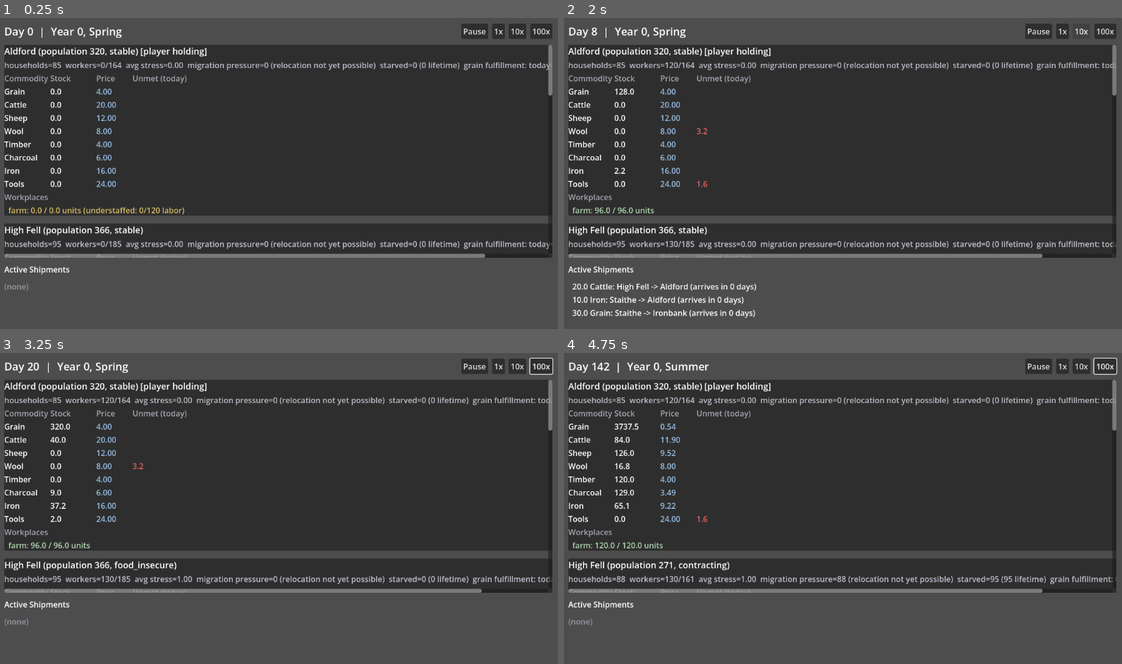
Above: before the commit, frames 1-4 (two rows, left to right).
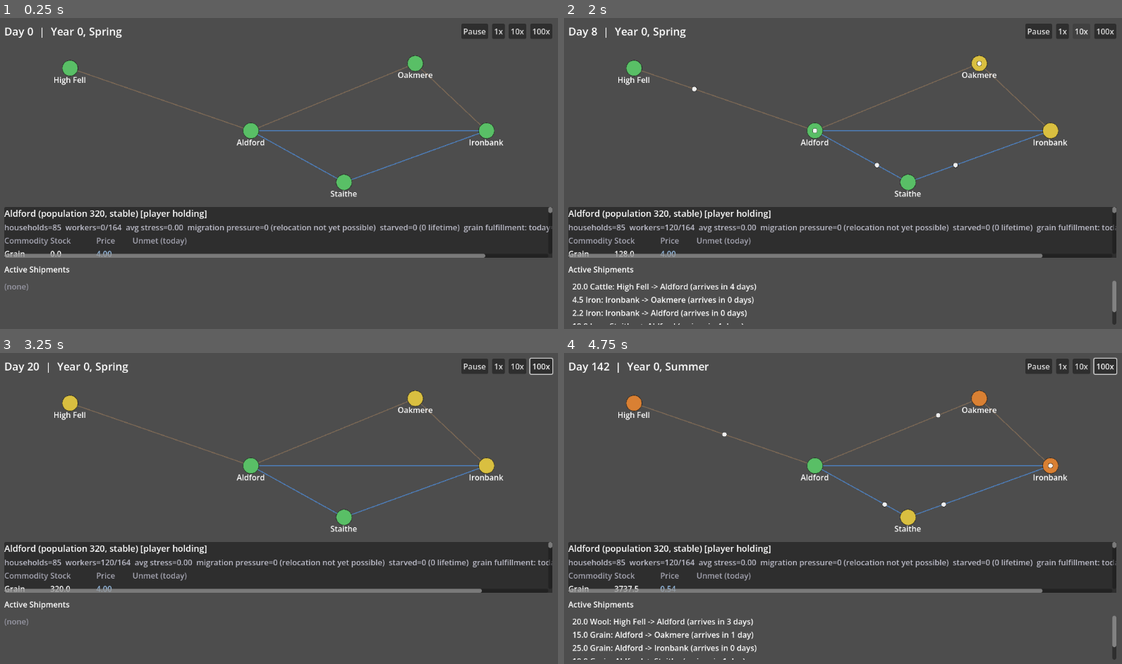
Above: after the commit, the same moments.

Repository: forsman5/sitka
Game: Godot game, scene res://scenes/sim/dashboard.tscn
Two runs of this game, one before a commit and one after it. Both use one fixed random seed, a clock stepped at 60 frames per second and the inputs below. This scene is started directly instead of the project's main scene.
Inputs (mouse positions are in pixels of both pictures, inside the frame that each line leads up to):
- Up to frame 1 (0.25 s): no input
- Up to frame 2 (2 s): click "1x" at 0.5 s; click "10x" at 1.25 s
- Up to frame 3 (3.25 s): tap Enter at 2 s; move the mouse to (401, 492) at 2.02 s; hold Right (ui_right) 2.03-2.75 s; hold Alt 2.03-2.75 s; click (401, 492) at 2.17 s; drag from (167, 524) to (251, 573) at 2.77 s
- Up to frame 4 (4.75 s): click "100x" at 3.5 s; move the mouse to (898, 440) at 4.27 s; hold Right (ui_right) from 4.28 s (still down); hold Alt from 4.28 s (still down)

The runs differ from the first frame. In frame 1, 55% of the frame differs, in the area x 0-99%, y 8-78%; in frame 2, 56%; in frame 3, 55%; in frame 4, 56%, in the area x 0-99%, y 8-99%.

Commit message:
Implement Milestone 1.1: graph-theory-style route map with moving shipments
New scripts/sim/route_map.gd (Control, custom _draw()), embedded in
the dashboard scene alongside the existing text panels: a schematic
node-and-edge diagram of the valley -- settlements as circles colored
by their status (stable/food_insecure/contracting/collapsed, reusing
get_settlement_summary()'s existing field), edges colored by transport
mode, and each active shipment as a marker lerped between its origin
and destination by progress_fraction. Node layout is hardcoded
normalized-position display data owned by the view, not simulation
state; falls back to an evenly-spaced circle for any settlement
without an authored position.

Needed zero Simulation changes -- built entirely on the existing
get_settlement_ids/get_settlement_summary/get_transport_edge_ids/
get_transport_edge_summary/get_active_shipments query contract.
dashboard.gd just instantiates it, hands it the shared Simulation
instance, and calls queue_redraw() at the end of its existing
_refresh() -- no independent ticking or authority.

Also bumped all six valley transport edges' travel times 4x (and the
trade-pair scenario's edge to match) so a shipment is actually visible
in transit for a few days on the map instead of resolving almost
instantly relative to the weekly trade cadence. Re-verified both
harnesses pass unaffected (Scenario 5's trade-pair numbers are
unchanged -- delivery just lands a few days later within the same
weekly cycle).

Verified visually: all 5 settlements/6 edges render with correct
names/colors, and multiple shipments were visible mid-transit
matching the dashboard's existing Active Shipments list exactly.

Co-Authored-By: Claude Sonnet 5 <noreply@anthropic.com>
Claude-Session: https://claude.ai/code/session_0156TjYj48cKKzMz55PvKhFa

Diff:
--- a/scripts/sim/dashboard.gd
+++ b/scripts/sim/dashboard.gd
@@ -1,15 +1,18 @@
 extends Control
 
-## Milestone 0.75/0.76/1: a live, speed-controllable read-out of the
+## Milestone 0.75/0.76/1/1.1: a live, speed-controllable read-out of the
 ## simulation. This is a view only -- it holds one Simulation instance,
 ## advances it by calling advance_ticks(), and re-renders from Simulation's
 ## read-only query methods (get_settlement_ids/get_clock_summary/
 ## get_settlement_summary/get_workplace_reports/get_settlement_prices/
-## get_active_shipments/get_game_over_info). It never reaches into
-## Simulation's internal Dictionaries directly. No game logic lives here.
+## get_active_shipments/get_transport_edge_ids/get_game_over_info). It never
+## reaches into Simulation's internal Dictionaries directly. No game logic
+## lives here. The schematic route map (route_map.gd) is a sibling view of
+## the same Simulation instance, not a separate authority.
 
 const Simulation = preload("res://scripts/sim/simulation.gd")
 const Commodity = preload("res://scripts/sim/records/commodity.gd")
+const RouteMap = preload("res://scripts/sim/route_map.gd")
 
 const SEED := 12345
 const SECONDS_PER_DAY_AT_1X := 1.0
@@ -21,6 +24,7 @@
 
 var _time_label: Label
 var _game_over_label: Label
+var _route_map: RouteMap
 var _shipments_box: VBoxContainer
 # settlement_id -> {"header", "status", "population", "workers", "stress", "grid": {commodity_name: {"stock","today","rolling"}}, "workplaces_box"}
 var _settlement_rows: Dictionary = {}
@@ -80,6 +84,12 @@
 	_game_over_label.autowrap_mode = TextServer.AUTOWRAP_WORD
 	_game_over_label.visible = false
 	vbox.add_child(_game_over_label)
+
+	_route_map = RouteMap.new()
+	_route_map.simulation = _simulation
+	_route_map.custom_minimum_size = Vector2(0, 320)
+	_route_map.size_flags_horizontal = Control.SIZE_EXPAND_FILL
+	vbox.add_child(_route_map)
 
 	var scroll := ScrollContainer.new()
 	scroll.size_flags_vertical = Control.SIZE_EXPAND_FILL
@@ -213,6 +223,7 @@
 		_refresh_workplace_rows(row, settlement_id)
 
 	_refresh_shipments()
+	_route_map.queue_redraw()
 
 func _refresh_workplace_rows(row: Dictionary, settlement_id: int) -> void:
 	var workplaces_box: VBoxContainer = row["workplaces_box"]
--- a/scripts/sim/data/scenario_seeds.gd
+++ b/scripts/sim/data/scenario_seeds.gd
@@ -141,7 +141,7 @@
 	farmland.workplace_ids.append(1)
 
 	var edges: Dictionary[int, TransportEdge] = {
-		TRADE_EDGE_ID: TransportEdge.new(TRADE_EDGE_ID, FARMLAND_ID, BARELAND_ID, TransportEdge.Mode.CART, edge_capacity, 1.0, 1.0, 0.0, 0.05),
+		TRADE_EDGE_ID: TransportEdge.new(TRADE_EDGE_ID, FARMLAND_ID, BARELAND_ID, TransportEdge.Mode.CART, edge_capacity, 4.0, 4.0, 0.0, 0.05),
 	}
 
 	return {
--- a/scripts/sim/data/valley_seed.gd
+++ b/scripts/sim/data/valley_seed.gd
@@ -166,11 +166,14 @@
 	#
 	# Each edge is one shared physical connection (settlement_a <-> b); roads
 	# and tracks are symmetric, river barge edges are faster downstream
-	# (a -> b, with the current) than upstream (b -> a).
-	edges[1] = TransportEdge.new(1, HIGH_FELL, ALDFORD, TransportEdge.Mode.CART, 20.0, 1.5, 1.5, 0.0, 0.1)
-	edges[2] = TransportEdge.new(2, OAKMERE, ALDFORD, TransportEdge.Mode.CART, 15.0, 1.0, 1.0, 0.0, 0.1)
-	edges[3] = TransportEdge.new(3, OAKMERE, IRONBANK, TransportEdge.Mode.CART, 15.0, 0.5, 0.5, 0.0, 0.05)
-	edges[4] = TransportEdge.new(4, IRONBANK, ALDFORD, TransportEdge.Mode.RIVER_BARGE, 25.0, 0.4, 0.7, 0.0, 0.05)
-	edges[5] = TransportEdge.new(5, ALDFORD, STAITHE, TransportEdge.Mode.RIVER_BARGE, 10.0, 0.8, 1.4, 0.05, 0.1)
-	edges[6] = TransportEdge.new(6, IRONBANK, STAITHE, TransportEdge.Mode.RIVER_BARGE, 30.0, 0.8, 1.4, 0.05, 0.05)
+	# (a -> b, with the current) than upstream (b -> a). Travel times bumped
+	# 4x from the original figures so a shipment is actually visible in
+	# transit for a few days (on the route map, Milestone 1.1) instead of
+	# resolving almost instantly relative to the weekly trade cadence.
+	edges[1] = TransportEdge.new(1, HIGH_FELL, ALDFORD, TransportEdge.Mode.CART, 20.0, 6.0, 6.0, 0.0, 0.1)
+	edges[2] = TransportEdge.new(2, OAKMERE, ALDFORD, TransportEdge.Mode.CART, 15.0, 4.0, 4.0, 0.0, 0.1)
+	edges[3] = TransportEdge.new(3, OAKMERE, IRONBANK, TransportEdge.Mode.CART, 15.0, 2.0, 2.0, 0.0, 0.05)
+	edges[4] = TransportEdge.new(4, IRONBANK, ALDFORD, TransportEdge.Mode.RIVER_BARGE, 25.0, 1.6, 2.8, 0.0, 0.05)
+	edges[5] = TransportEdge.new(5, ALDFORD, STAITHE, TransportEdge.Mode.RIVER_BARGE, 10.0, 3.2, 5.6, 0.05, 0.1)
+	edges[6] = TransportEdge.new(6, IRONBANK, STAITHE, TransportEdge.Mode.RIVER_BARGE, 30.0, 3.2, 5.6, 0.05, 0.05)
 	return edges
--- /dev/null
+++ b/scripts/sim/route_map.gd
@@ -0,0 +1,88 @@
+extends Control
+
+## Milestone 1.1: a graph-theory-textbook-style schematic of the valley's
+## settlements, routes, and in-transit shipments -- not a map, not to scale.
+## Pure view: reads Simulation's query methods each _draw() call and owns no
+## simulation truth itself. Node layout below is display-only data, not
+## authoritative geography (that's Milestone 2's real terrain/camera work).
+
+const Simulation = preload("res://scripts/sim/simulation.gd")
+const TransportEdge = preload("res://scripts/sim/records/transport_edge.gd")
+
+## Normalized (0..1) positions, scaled to this control's current size each
+## draw. Keyed by ValleySeed's settlement ids (Aldford=1 .. Staithe=5).
+## Loosely mirrors the valley's described relative geography: Aldford
+## central where the overland routes meet the river; High Fell/Oakmere
+## upstream; Ironbank just downstream of Oakmere; Staithe further downstream.
+const NODE_POSITIONS_NORMALIZED := {
+	1: Vector2(0.45, 0.55), # Aldford
+	2: Vector2(0.12, 0.15), # High Fell
+	3: Vector2(0.75, 0.12), # Oakmere
+	4: Vector2(0.88, 0.55), # Ironbank
+	5: Vector2(0.62, 0.88), # Staithe
+}
+
+const STATUS_COLORS := {
+	"stable": Color(0.35, 0.75, 0.4),
+	"food_insecure": Color(0.85, 0.75, 0.25),
+	"contracting": Color(0.85, 0.5, 0.2),
+	"collapsed": Color(0.55, 0.2, 0.2),
+}
+const DEFAULT_NODE_COLOR := Color(0.6, 0.6, 0.6)
+
+const EDGE_COLORS := {
+	TransportEdge.Mode.CART: Color(0.55, 0.45, 0.35, 0.7),
+	TransportEdge.Mode.RIVER_BARGE: Color(0.3, 0.55, 0.85, 0.75),
+	TransportEdge.Mode.FOOT: Color(0.5, 0.5, 0.5, 0.5),
+	TransportEdge.Mode.CATTLE_DRIVE: Color(0.6, 0.4, 0.2, 0.6),
+}
+
+const NODE_RADIUS := 16.0
+const SHIPMENT_RADIUS := 5.0
+
+var simulation: Simulation
+
+func _node_position(settlement_id: int, ids: Array[int], index: int) -> Vector2:
+	if NODE_POSITIONS_NORMALIZED.has(settlement_id):
+		return (NODE_POSITIONS_NORMALIZED[settlement_id] as Vector2) * size
+	# Fallback for any settlement without an authored position: spread
+	# evenly around a circle so the map degrades gracefully instead of
+	# stacking everything at the origin.
+	var angle := TAU * float(index) / float(max(1, ids.size()))
+	var center := size * 0.5
+	var radius: float = min(size.x, size.y) * 0.35
+	return center + Vector2(cos(angle), sin(angle)) * radius
+
+func _draw() -> void:
+	if simulation == null:
+		return
+
+	var ids := simulation.get_settlement_ids()
+	var positions := {}
+	for i in ids.size():
+		positions[ids[i]] = _node_position(ids[i], ids, i)
+
+	for edge_id in simulation.get_transport_edge_ids():
+		var edge := simulation.get_transport_edge_summary(edge_id)
+		var a: Vector2 = positions.get(edge["settlement_a_id"], size * 0.5)
+		var b: Vector2 = positions.get(edge["settlement_b_id"], size * 0.5)
+		var color: Color = EDGE_COLORS.get(edge["mode"], Color(0.5, 0.5, 0.5, 0.5))
+		draw_line(a, b, color, 2.0)
+
+	var font := ThemeDB.fallback_font
+	var font_size := ThemeDB.fallback_font_size
+
+	for settlement_id in ids:
+		var summary := simulation.get_settlement_summary(settlement_id)
+		var pos: Vector2 = positions[settlement_id]
+		var color: Color = STATUS_COLORS.get(summary["status"], DEFAULT_NODE_COLOR)
+		draw_circle(pos, NODE_RADIUS, color)
+		draw_circle(pos, NODE_RADIUS, Color(0, 0, 0, 0.4), false, 1.5)
+		draw_string(font, pos + Vector2(-60.0, NODE_RADIUS + 14.0), summary["name"], HORIZONTAL_ALIGNMENT_CENTER, 120.0, font_size)
+
+	for shipment in simulation.get_active_shipments():
+		var origin: Vector2 = positions.get(shipment["origin_settlement_id"], size * 0.5)
+		var destination: Vector2 = positions.get(shipment["destination_settlement_id"], size * 0.5)
+		var pos: Vector2 = origin.lerp(destination, shipment["progress_fraction"])
+		draw_circle(pos, SHIPMENT_RADIUS, Color(1.0, 1.0, 1.0, 0.9))
+		draw_circle(pos, SHIPMENT_RADIUS, Color(0, 0, 0, 0.6), false, 1.0)
Not shown, added: scripts/sim/route_map.gd.uid
